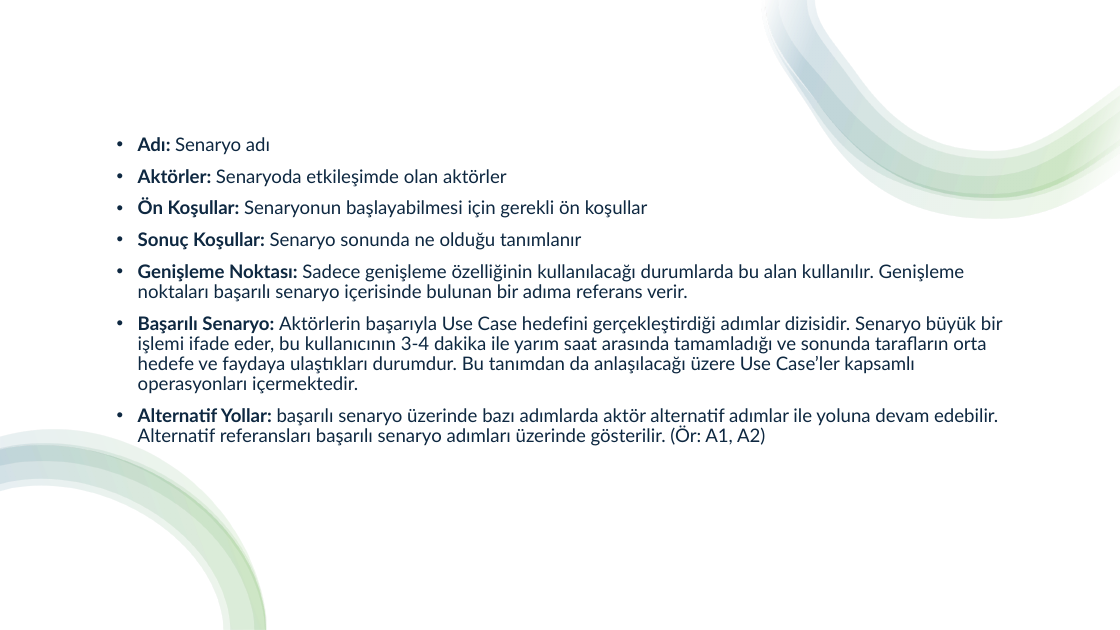
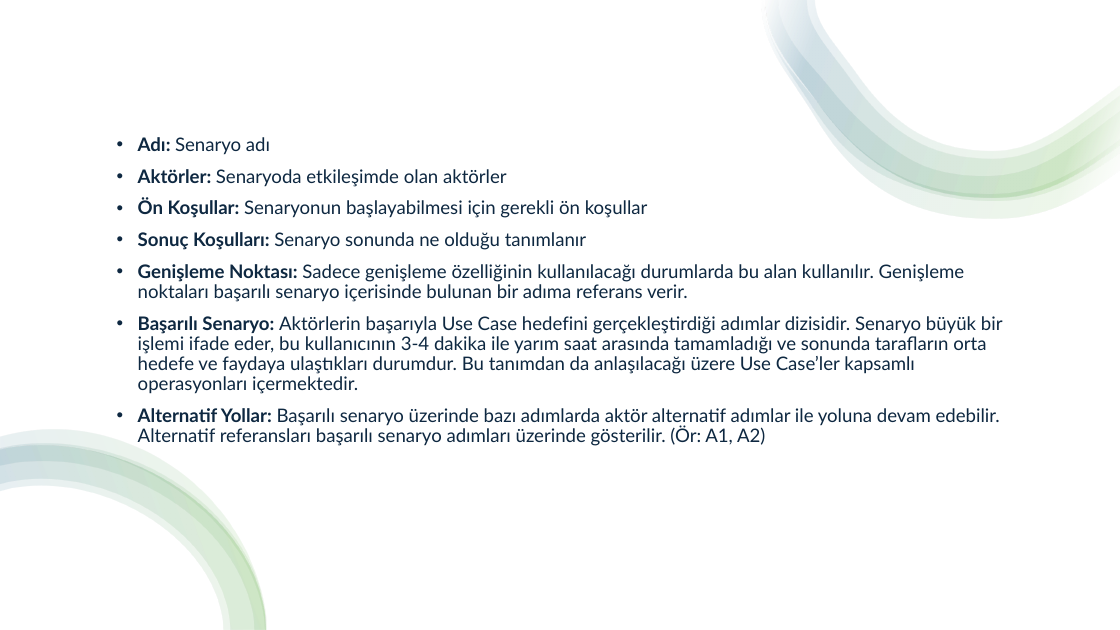
Before and after one commit to hazal-hk/Use-Case, a slide deck: slide 30 of use-case.pptx. Drawn at 1120x630 pixels with LibreOffice and Linux fonts; fonts in the diff are those of the drawing. Boxes give left, top, right and bottom in pixels: in the first picture for what was removed or moved away, otherwise in the second. Text is boxed around its words. In the diff, an @@ line names an element or a change of style, - is before the commit and + after.

```diff
--- a/use-case.pptx
+++ b/use-case.pptx
@@ text at box(138, 232, 586, 250): text changed @@
-• Sonuç Koşullar: Senaryo sonunda ne olduğu tanımlanır
+• Sonuç Koşulları: Senaryo sonunda ne olduğu tanımlanır
@@ text at box(138, 408, 1000, 446): text changed @@
-• Alternatif Yollar: başarılı senaryo üzerinde bazı adımlarda aktör alternatif adımlar ile yoluna devam edebilir. Alternatif referansları başarılı senaryo adımları üzerinde gösterilir. (Ör: A1, A2)
+• Alternatif Yollar: Başarılı senaryo üzerinde bazı adımlarda aktör alternatif adımlar ile yoluna devam edebilir. Alternatif referansları başarılı senaryo adımları üzerinde gösterilir. (Ör: A1, A2)
```
Also in this commit, not shown: 2 other slides changed.
